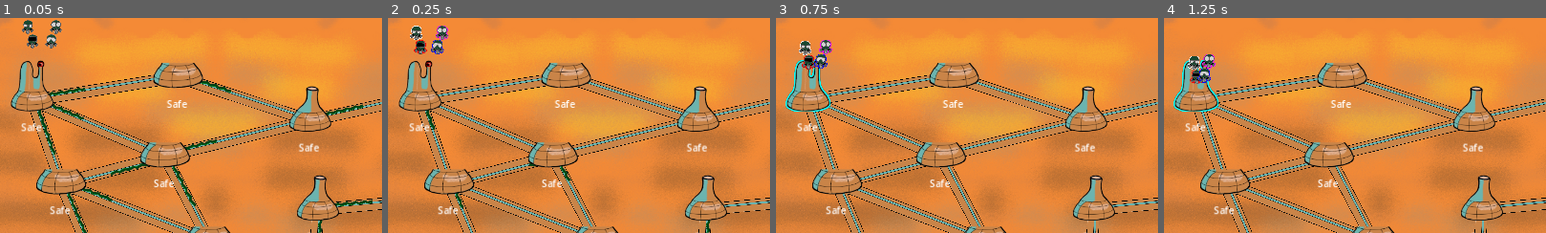
Above: before the commit, frames 1-4 (left to right).
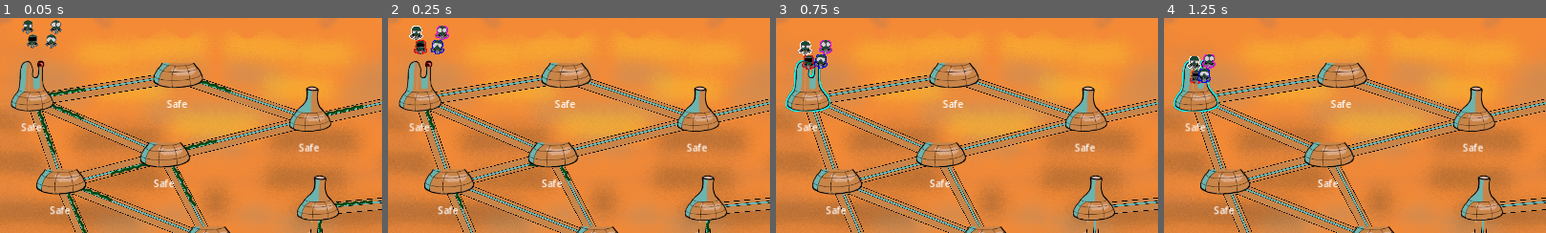
Above: after the commit, the same moments.

Repository: Aveli-games/contra-tentacula
Game: Godot game, scene res://main.tscn
The game is run twice, just before and just after one commit, with the same random seed, the same clock (stepped at 60 frames per second) and the same inputs.
Inputs (mouse positions are % of the whole screen's width and height, from its top left):
- Up to frame 1 (0.05 s): no input
- Up to frame 2 (0.25 s): no input
- Up to frame 3 (0.75 s): move the mouse to (10, 27) at 0.52 s; hold E (Fight) from 0.53 s (still down); click (10, 27) at 0.67 s
- Up to frame 4 (1.25 s): keep holding E (Fight)
The pictures show only the part of the screen within x 6-56%, y 12-62%; the shares and areas given below are measured in that part.

Frame 1 is identical in both runs. In frame 2, less than 0.1% of the frame differs, in the area x 5-16%, y 3-17%; in frame 3, less than 0.1%; in frame 4, less than 0.1%.

Commit message:
Increase line thickness for squad outlines

Diff:
--- a/squad.tscn
+++ b/squad.tscn
@@ -8,7 +8,7 @@
 resource_local_to_scene = true
 shader = ExtResource("2_oc457")
 shader_parameter/line_color = Color(0.992157, 1, 0, 1)
-shader_parameter/line_thickness = 4.0
+shader_parameter/line_thickness = 6.0
 shader_parameter/on = false
 
 [node name="Squad" type="Area2D"]
